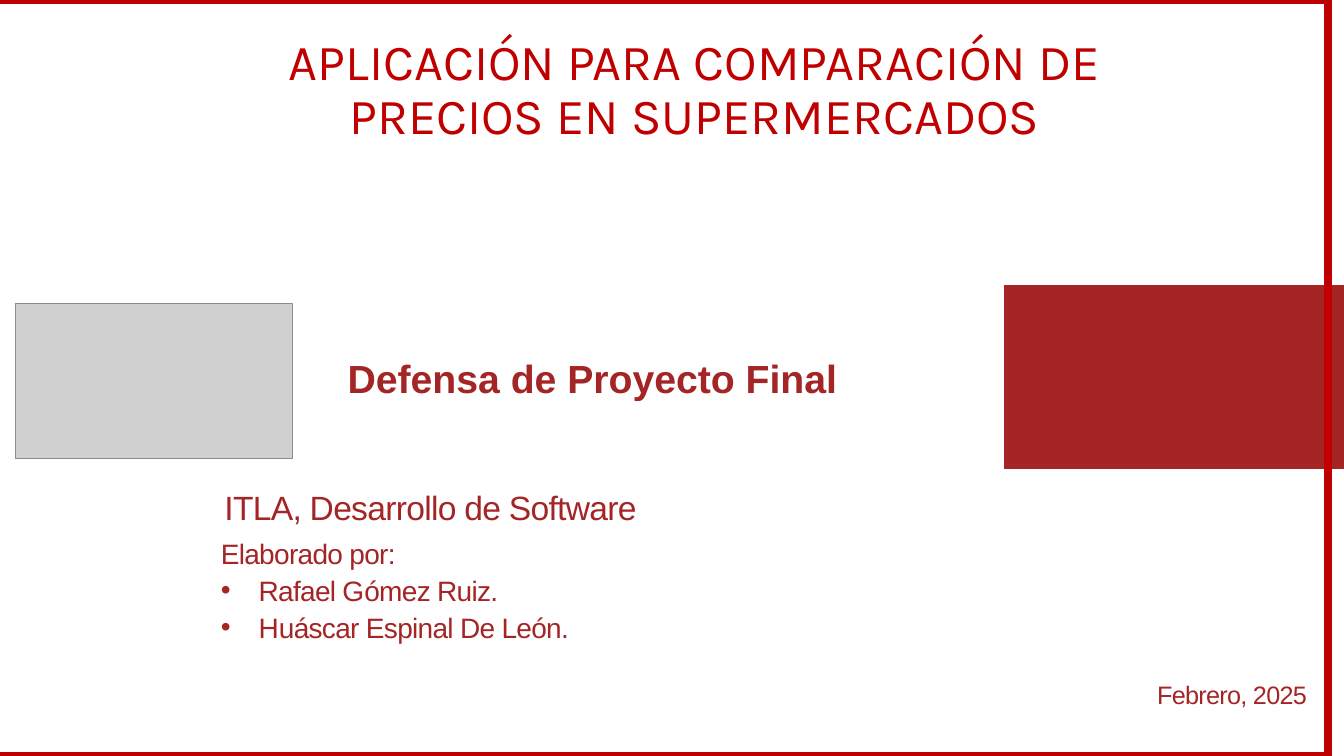
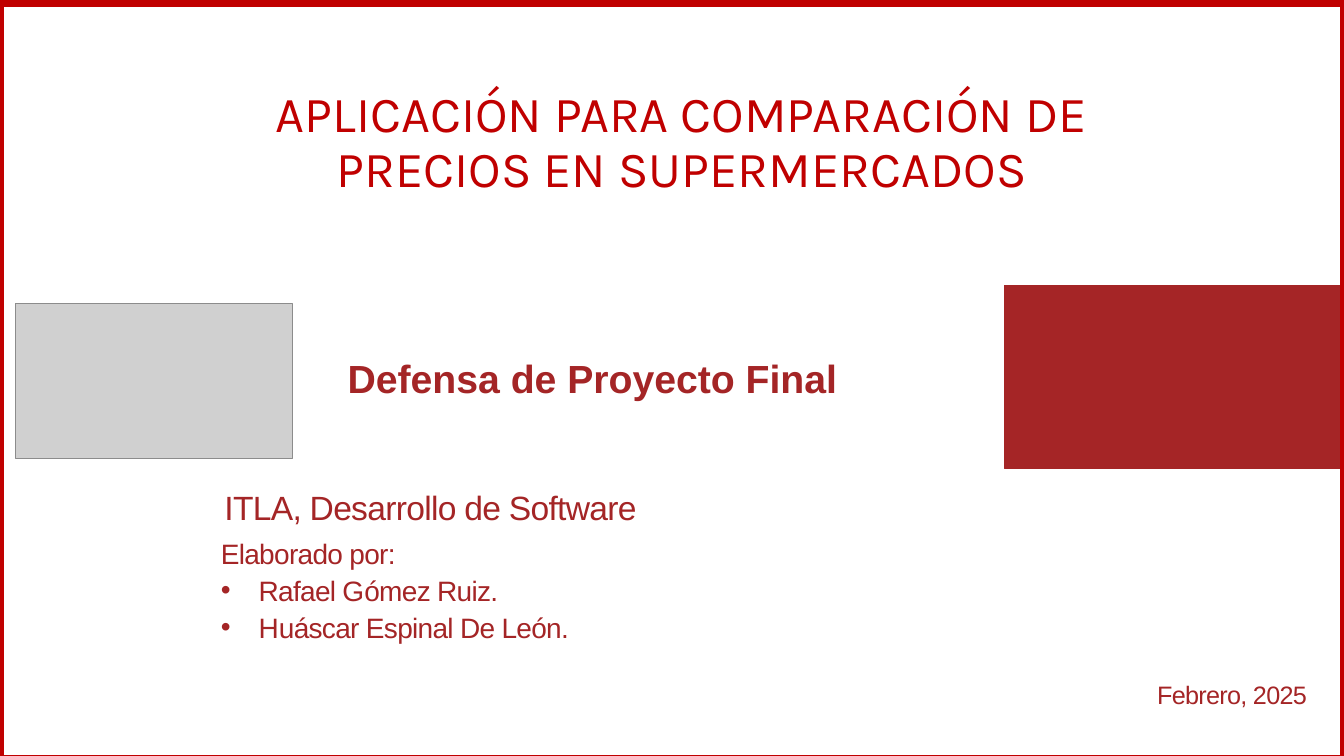
Before and after one commit to Huascar22/ProyectoPlantilla, a slide deck: slide 1 of plantilla.pptx. Drawn at 1344x756 pixels with LibreOffice and Linux fonts; fonts in the diff are those of the drawing; grey boxes stand for pictures; background and template pictures are left out. Boxes give left, top, right and bottom in pixels: in the first picture for what was removed or moved away, otherwise in the second. Text is boxed around its words. In the diff, an @@ line names an element or a change of style, - is before the commit and + after.

```diff
--- a/plantilla.pptx
+++ b/plantilla.pptx
@@ rectangle: place and size @@
-rectangle at [0, 0, 1328, 756]
+rectangle at [0, 3, 1344, 756]
@@ title "APLICACIÓN PARA COMPARACIÓN DE PRECIOS ...": place and size @@
-title "APLICACIÓN PARA COMPARACIÓN DE PRECIOS ..." at [289, 34, 1100, 135]
+title "APLICACIÓN PARA COMPARACIÓN DE PRECIOS ..." at [276, 87, 1087, 188]
```
Also in this commit, not shown: 5 other slides changed, 4 slides added, 1 slide removed.
